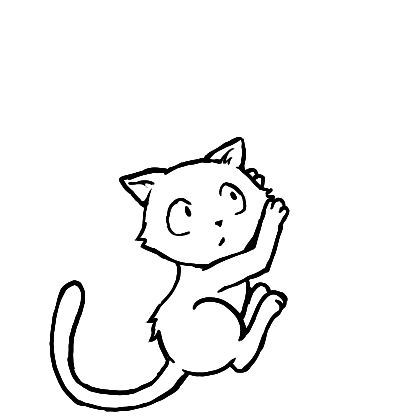
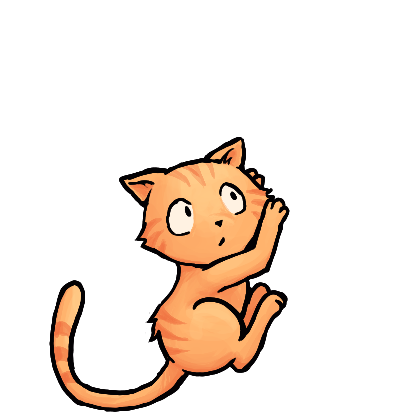
Layered file, before and after one edit (420x420). Changes by layer:
painted on "1 outlines" over <box>49,137,290,412</box>
added layer "1 c" above "Layer 1(pasted)" over <box>51,139,288,410</box>
